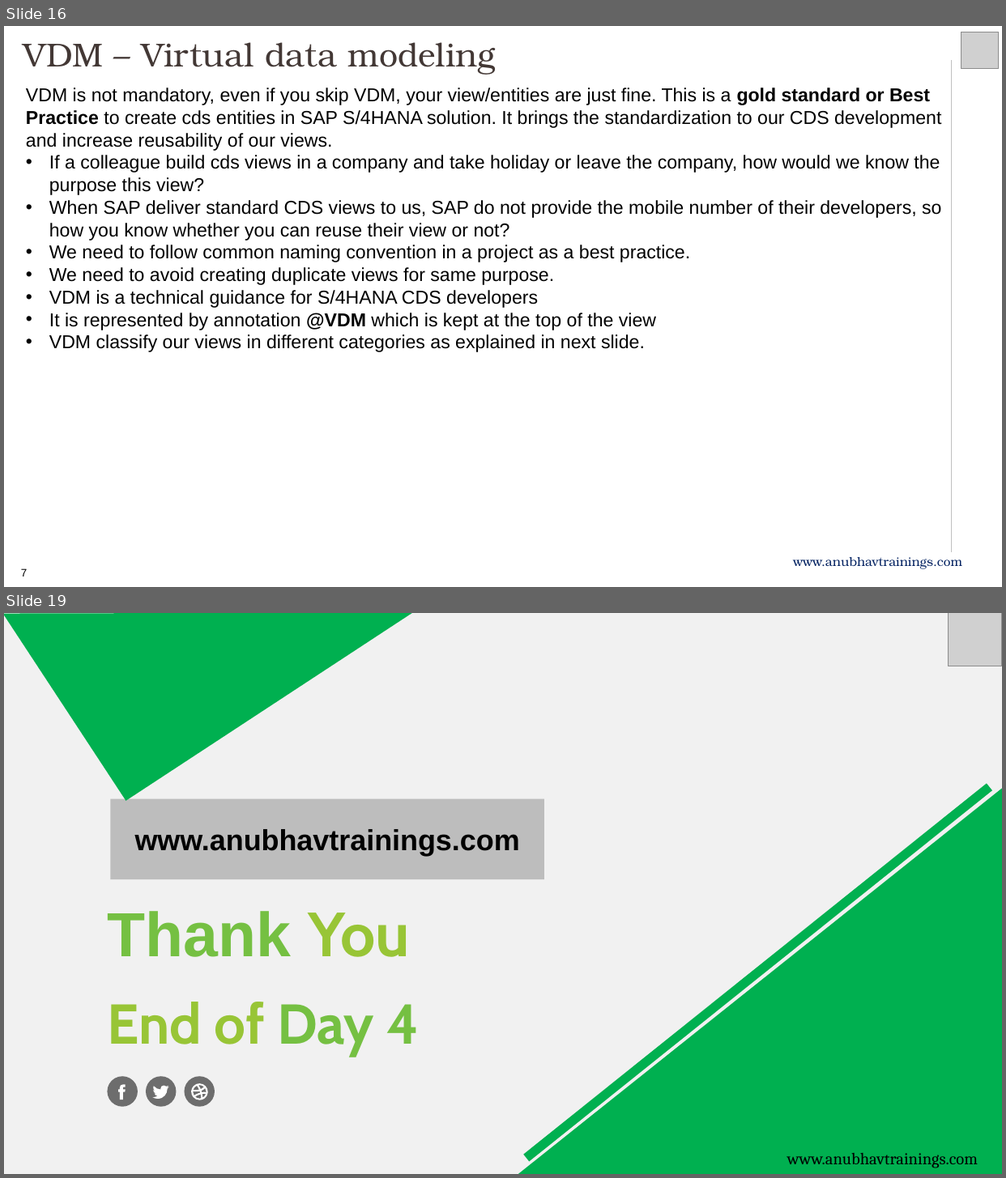
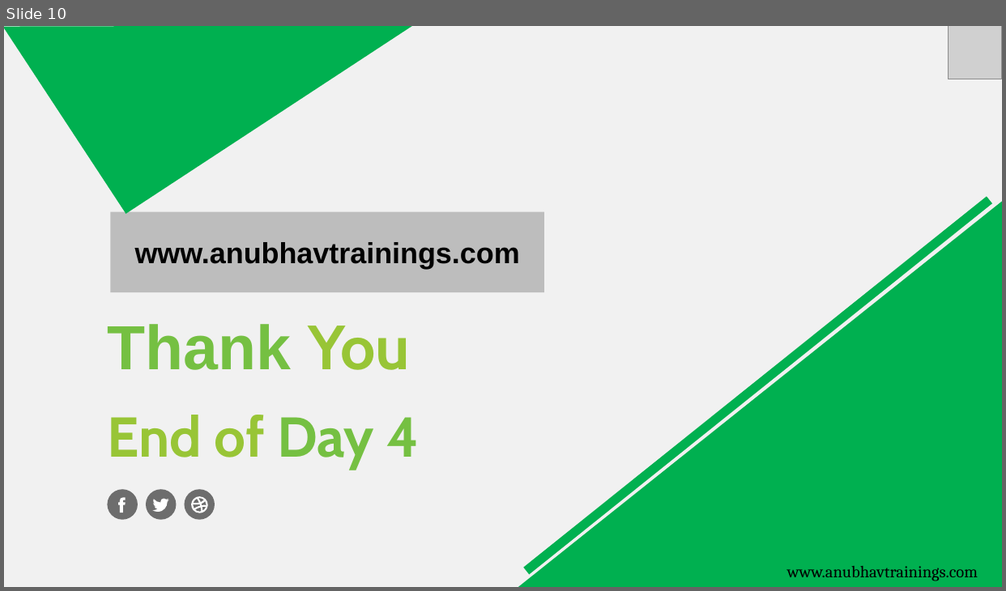
Before and after one commit to soyuztechnologies/CDS_AMDP_RAP_Training_60H, a slide deck: Day 4/DAY-4.pptx. Shown one above the other, each under a label of ours: slides 16 and 19 before the commit, slide 10 after it; the slides between them are not shown. The pictures are 1006x1178 and 1006x591 pixels, drawn with LibreOffice and Linux fonts; fonts in the diff are those of the drawing; grey boxes stand for pictures. Boxes give left, top, right and bottom in pixels: in the first picture for what was removed or moved away, otherwise in the second. Text is boxed around its words. In the diff, an @@ line names an element or a change of style, - is before the commit and + after.

```diff
--- a/Day 4/DAY-4.pptx
+++ b/Day 4/DAY-4.pptx
@@ slide 16 removed at <box>4,26,1002,587</box>, background #FFFFFF @@
@@ text removed at <box>23,42,496,75</box> @@
-VDM – Virtual data modeling
@@ picture removed at <box>961,32,999,69</box> @@
@@ line removed from (951, 61) to (951, 553) @@
@@ text removed at <box>26,88,941,352</box> @@
-VDM is not mandatory, even if you skip VDM, your view/entities are just fine. This is a gold standard or Best Practice to create cds entities in SAP S/4HANA solution. It brings the standardization to our CDS development and increase reusability of our views.
-• If a colleague build cds views in a company and take holiday or leave the company, how would we know the purpose this view?
-• When SAP deliver standard CDS views to us, SAP do not provide the mobile number of their developers, so how you know whether you can reuse their view or not?
-• We need to follow common naming convention in a project as a best practice.
-• We need to avoid creating duplicate views for same purpose.
-• VDM is a technical guidance for S/4HANA CDS developers
-• It is represented by annotation @VDM which is kept at the top of the view
-• VDM classify our views in different categories as explained in next slide.
@@ text removed at <box>793,557,962,570</box> @@
-www.anubhavtrainings.com
@@ text removed at <box>21,569,27,577</box> @@
-7
@@ what was slide 19 is now slide 10 @@
```
Also in this commit, not shown: 8 other slides removed, 7 other files.
